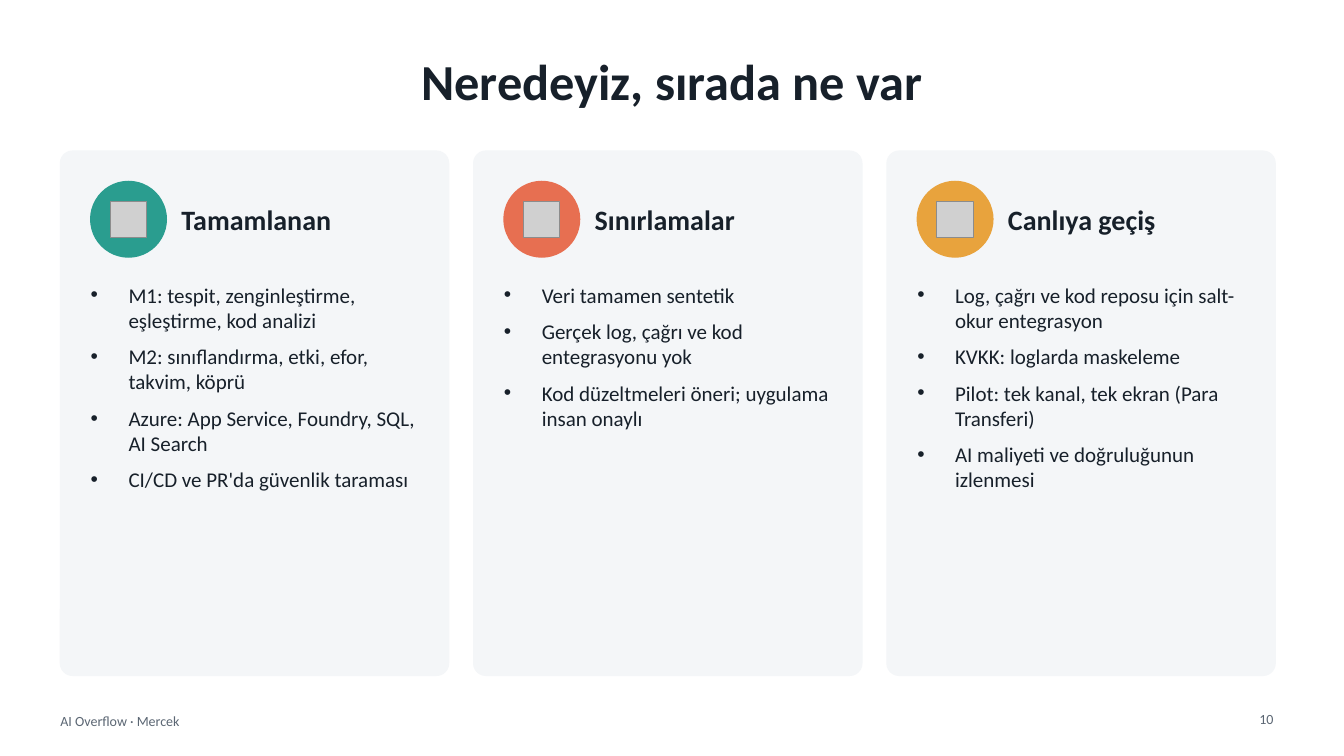
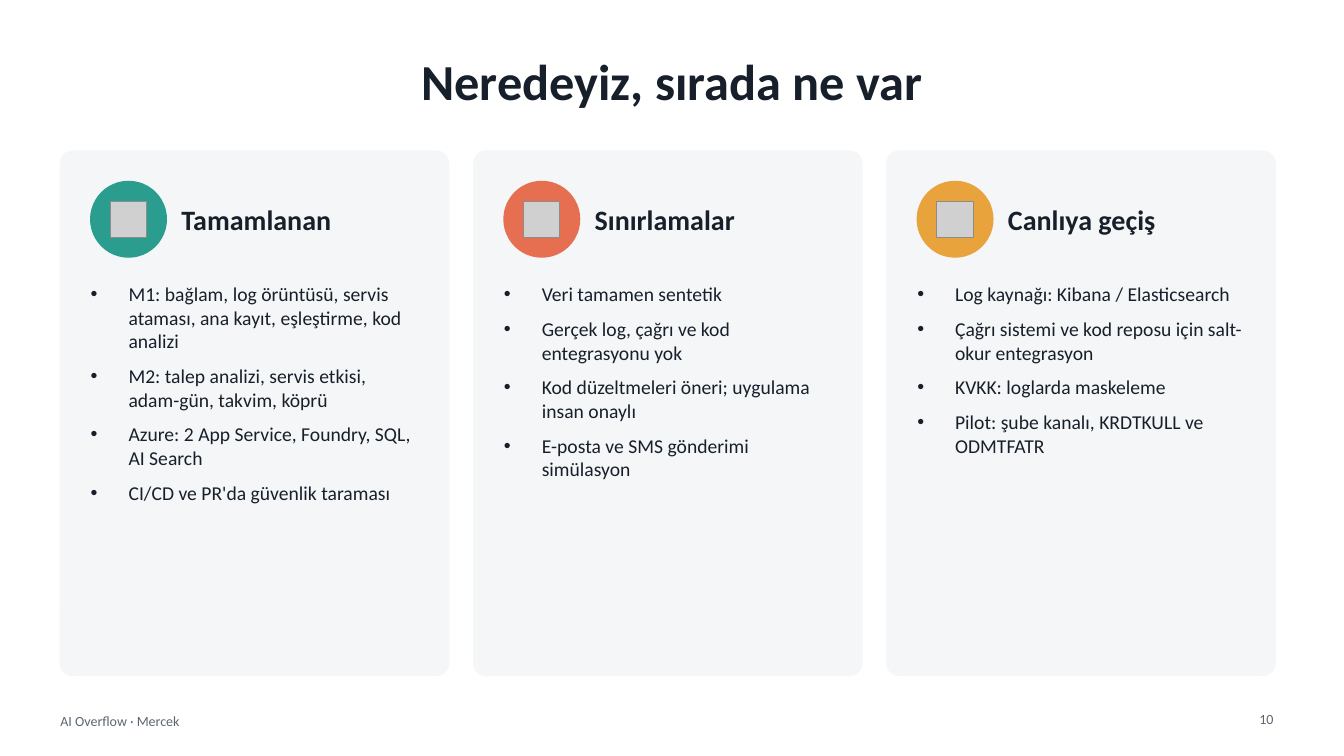
Before and after one commit to SeyhanAmasyalii/ZTHackathonStudy, a slide deck: slide 10 of presentation/Mercek_AI_Overflow_Sunum.pptx. Drawn at 1344x756 pixels with LibreOffice and Linux fonts; fonts in the diff are those of the drawing; grey boxes stand for pictures. Boxes give left, top, right and bottom in pixels: in the first picture for what was removed or moved away, otherwise in the second. Text is boxed around its words. In the diff, an @@ line names an element or a change of style, - is before the commit and + after.

```diff
--- a/presentation/Mercek_AI_Overflow_Sunum.pptx
+++ b/presentation/Mercek_AI_Overflow_Sunum.pptx
@@ text at bbox=[129, 287, 411, 465]: text changed; size 15 to 14 pt @@
-• M1: tespit, zenginleştirme, eşleştirme, kod analizi
-• M2: sınıflandırma, etki, efor, takvim, köprü
-• Azure: App Service, Foundry, SQL, AI Search
+• M1: bağlam, log örüntüsü, servis ataması, ana kayıt, eşleştirme, kod analizi
+• M2: talep analizi, servis etkisi, adam-gün, takvim, köprü
+• Azure: 2 App Service, Foundry, SQL, AI Search
@@ text at bbox=[542, 287, 809, 421]: size 15 to 14 pt in "Veri tamamen sentetik", "Gerçek log, çağrı ve kod entegrasyonu yok", "Kod düzeltmeleri öneri; uygulama insan onaylı" @@
@@ text at bbox=[955, 287, 1242, 364]: text changed; size 15 to 14 pt @@
-• Log, çağrı ve kod reposu için salt-okur entegrasyon
+• Log kaynağı: Kibana / Elasticsearch
+• Çağrı sistemi ve kod reposu için salt-okur entegrasyon
@@ text at bbox=[955, 380, 1166, 398]: size 15 to 14 pt in "KVKK: loglarda maskeleme" @@
@@ text at bbox=[955, 415, 1203, 453]: text changed; size 15 to 14 pt @@
-• Pilot: tek kanal, tek ekran (Para Transferi)
-• AI maliyeti ve doğruluğunun izlenmesi
+• Pilot: şube kanalı, KRDTKULL ve ODMTFATR
@@ text at bbox=[542, 439, 749, 479]: paragraph added @@
+• E-posta ve SMS gönderimi simülasyon
@@ text at bbox=[129, 486, 390, 504]: size 15 to 14 pt in "CI/CD ve PR'da güvenlik taraması" @@
```
Also in this commit, not shown: 7 other slides changed, 2 slides added, 2 slides removed, 24 other files.
